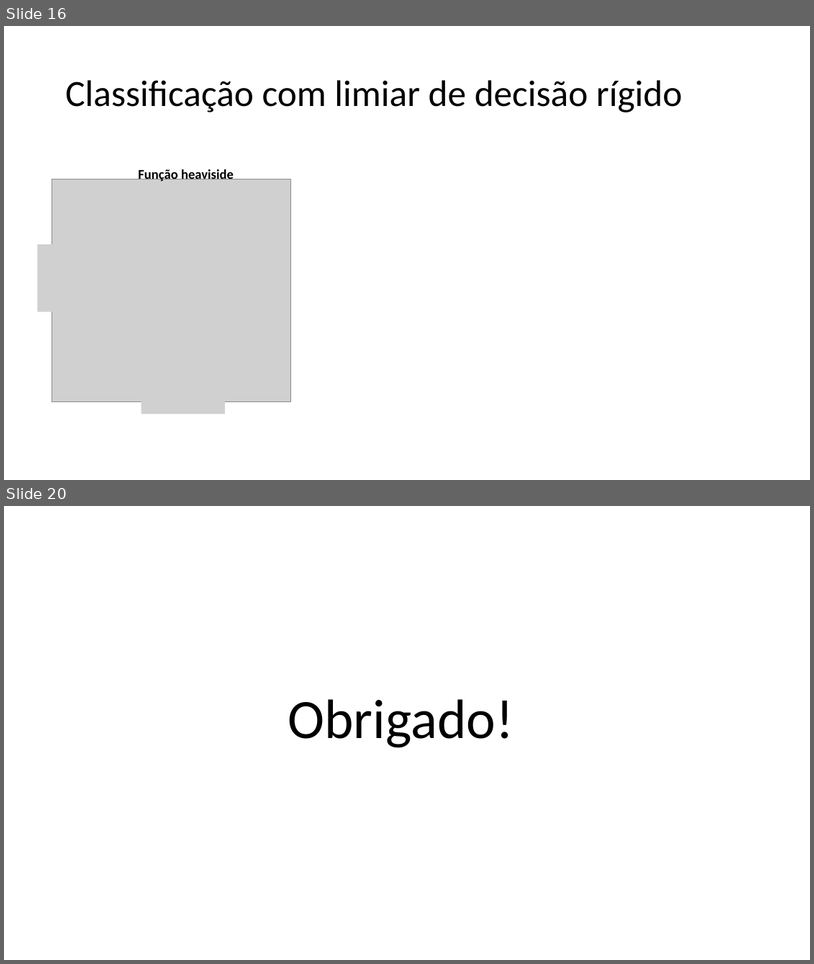
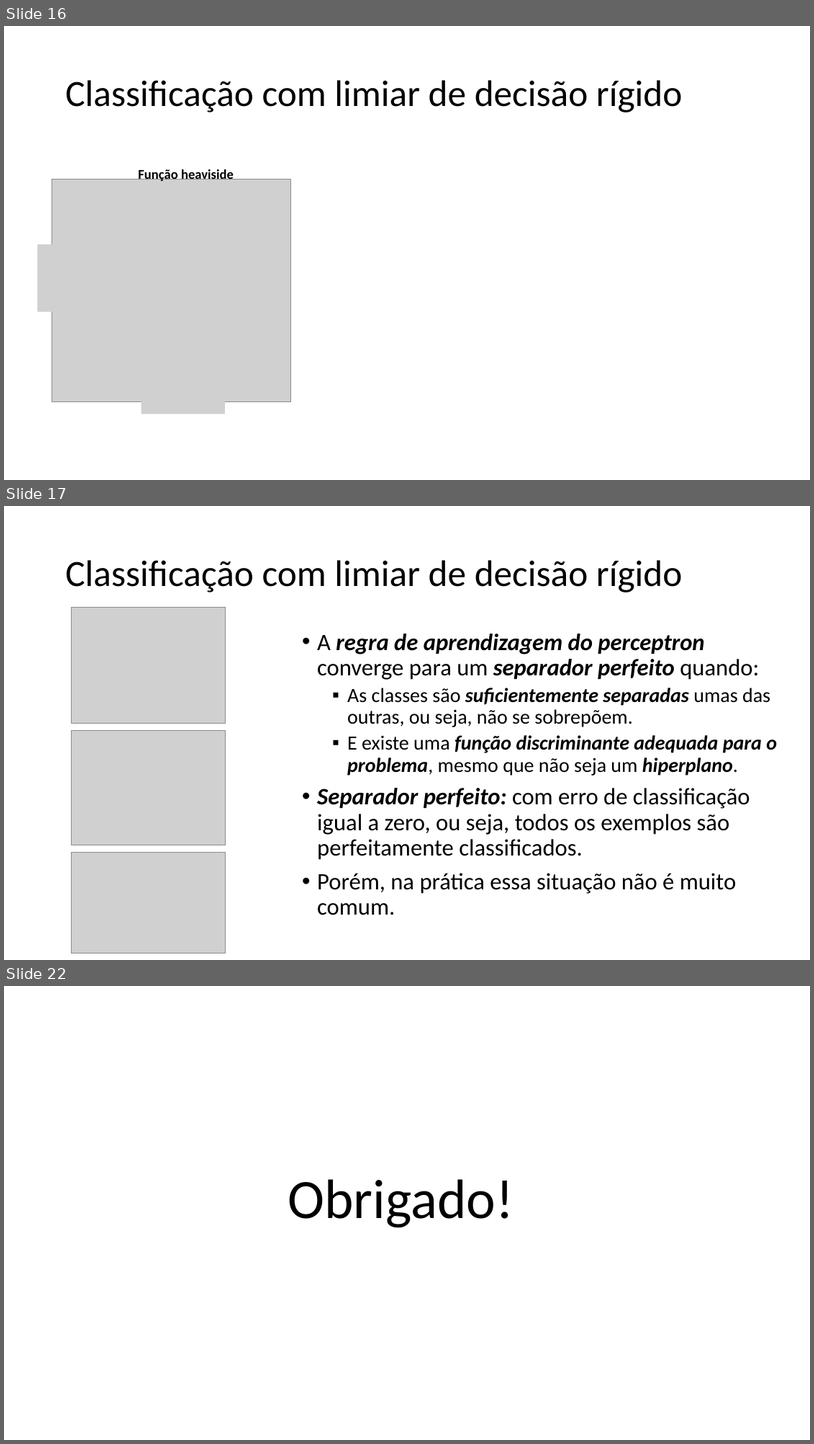
Before and after one commit to zz4fap/t320_aprendizado_de_maquina, a slide deck: slides/T320_Classificação (Parte II).pptx. Shown one above the other, each under a label of ours: slides 16 and 20 before the commit, slides 16, 17 and 22 after it; the slides between them are not shown. The pictures are 814x964 and 814x1444 pixels, drawn with LibreOffice and Linux fonts; fonts in the diff are those of the drawing; grey boxes stand for pictures. Boxes give left, top, right and bottom in pixels: in the first picture for what was removed or moved away, otherwise in the second. Text is boxed around its words. In the diff, an @@ line names an element or a change of style, - is before the commit and + after.

```diff
--- a/slides/T320_Classificação (Parte II).pptx
+++ b/slides/T320_Classificação (Parte II).pptx
@@ slide 17 added at bbox=[4, 506, 810, 960], background #FFFFFF @@
@@ title added at bbox=[65, 560, 683, 592], 44 pt, text #000000 @@
+Classificação com limiar de decisão rígido
@@ picture added at bbox=[71, 607, 226, 723] @@
@@ text added at bbox=[317, 633, 777, 915], 28 pt, text #000000 @@
+• A regra de aprendizagem do perceptron converge para um separador perfeito quando:
+  ▪ As classes são suficientemente separadas umas das outras, ou seja, não se sobrepõem.
+  ▪ E existe uma função discriminante adequada para o problema, mesmo que não seja um hiperplano.
+• Separador perfeito: com erro de classificação igual a zero, ou seja, todos os exemplos são perfeitamente classificados.
+• Porém, na prática essa situação não é muito comum.
@@ picture added at bbox=[71, 731, 226, 845] @@
@@ picture added at bbox=[71, 852, 226, 953] @@
@@ what was slide 20 is now slide 22 @@
```
Also in this commit, not shown: 4 slides changed, 1 other slide added, 4 other files.
